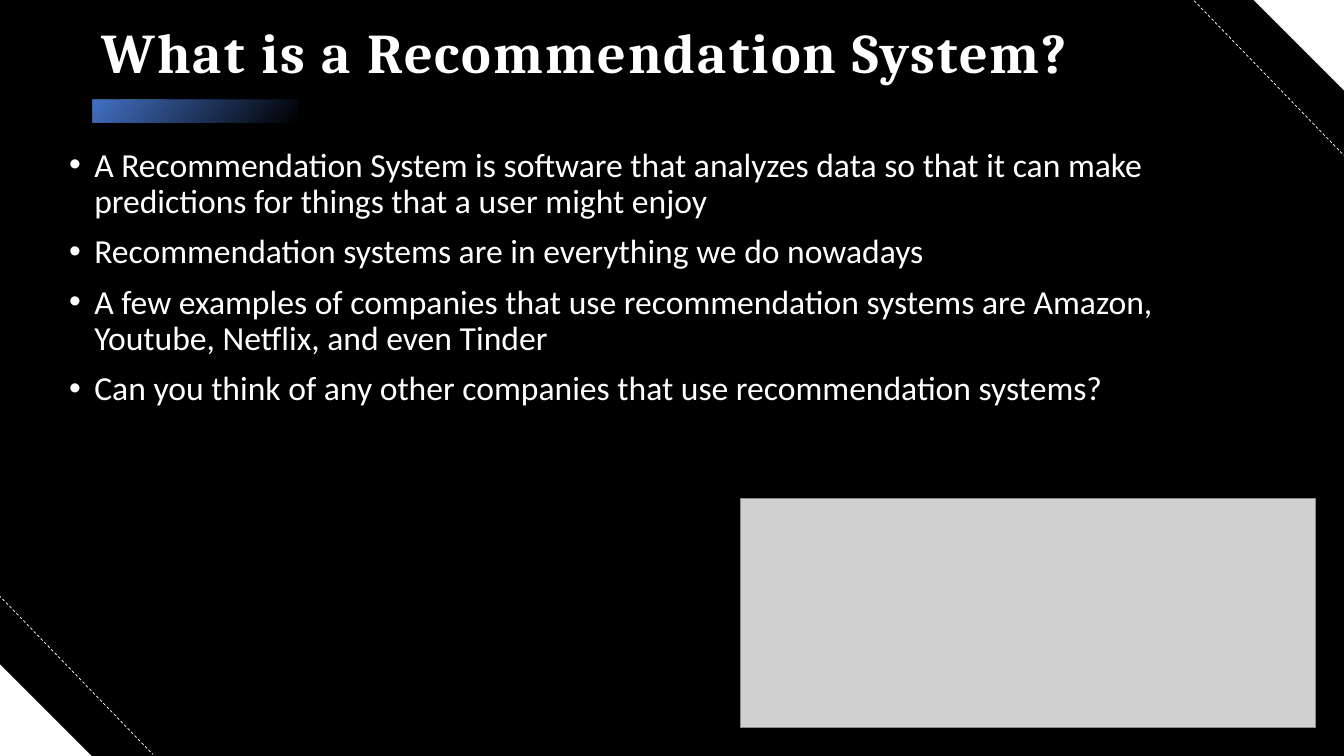
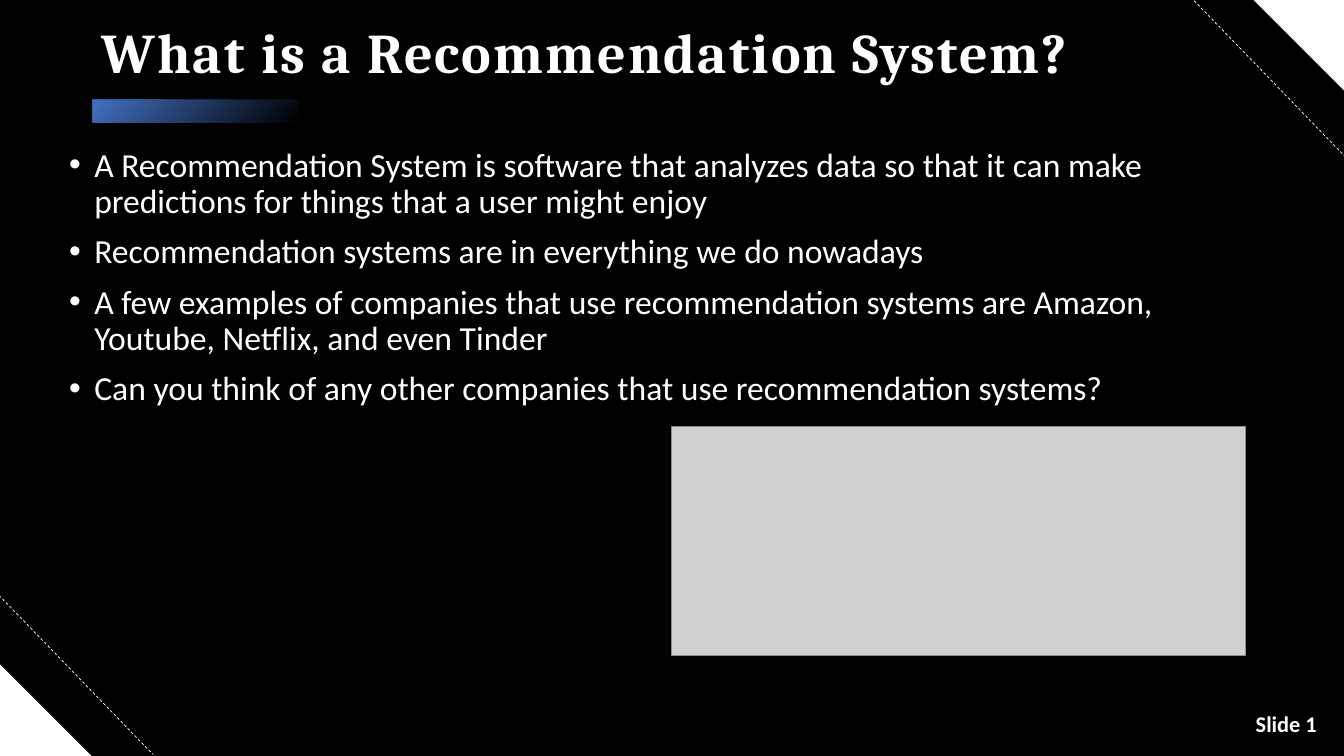
Before and after one commit to cseebec/Movie_Recommendation_P4, a slide deck: slide 2 of Movie Recommendation Systems.pptx. Drawn at 1344x756 pixels with LibreOffice and Linux fonts; fonts in the diff are those of the drawing; grey boxes stand for pictures; background and template pictures are left out. Boxes give left, top, right and bottom in pixels: in the first picture for what was removed or moved away, otherwise in the second. Text is boxed around its words. In the diff, an @@ line names an element or a change of style, - is before the commit and + after.

```diff
--- a/Movie Recommendation Systems.pptx
+++ b/Movie Recommendation Systems.pptx
@@ picture: place and size @@
-picture at bbox=[741, 498, 1316, 727]
+picture at bbox=[671, 426, 1246, 655]
@@ text added at bbox=[1256, 716, 1316, 732], 16 pt, text #FFFFFF, bold @@
+Slide 1
```
Also in this commit, not shown: 9 other slides changed, 4 slides added.
